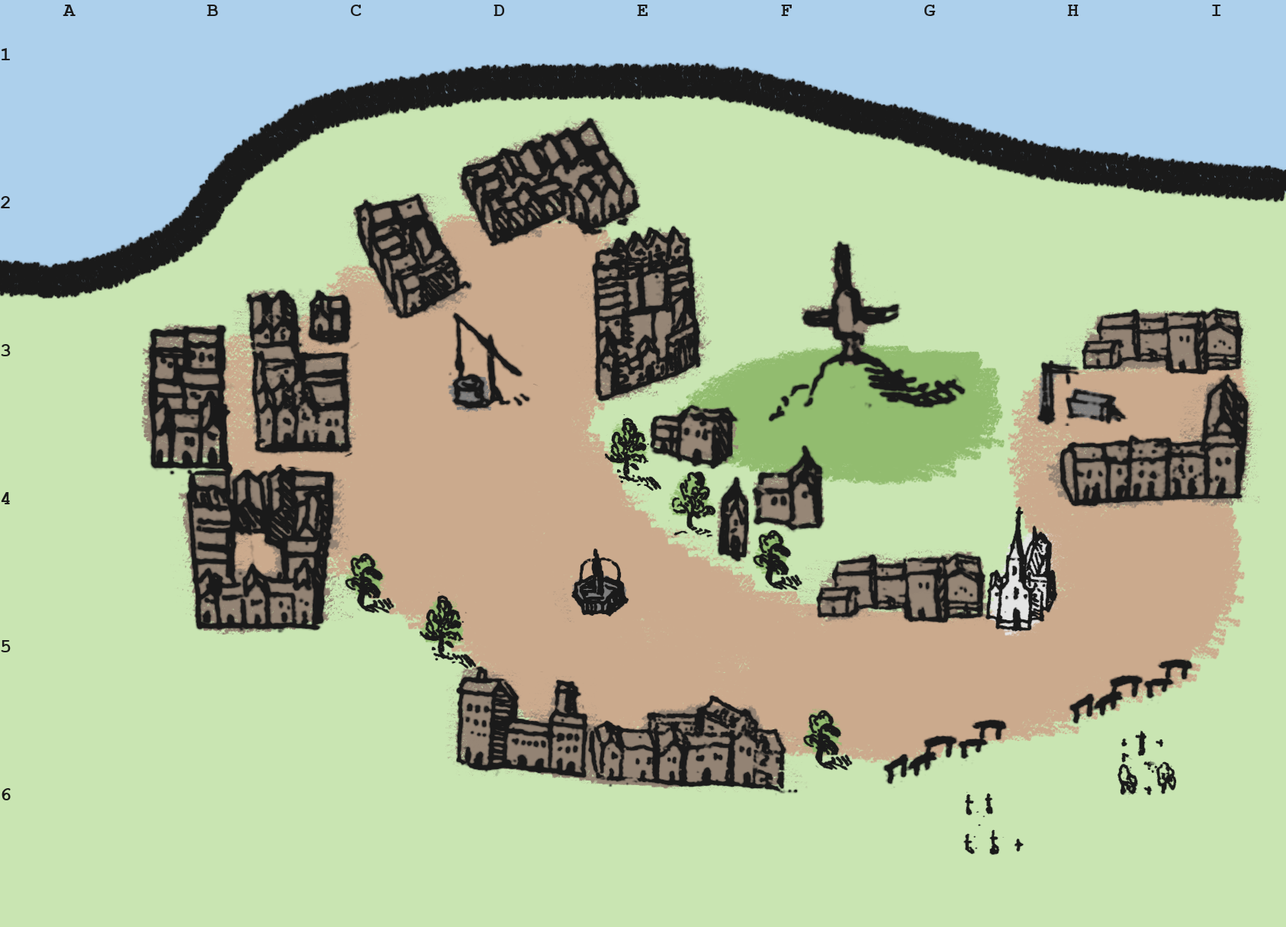
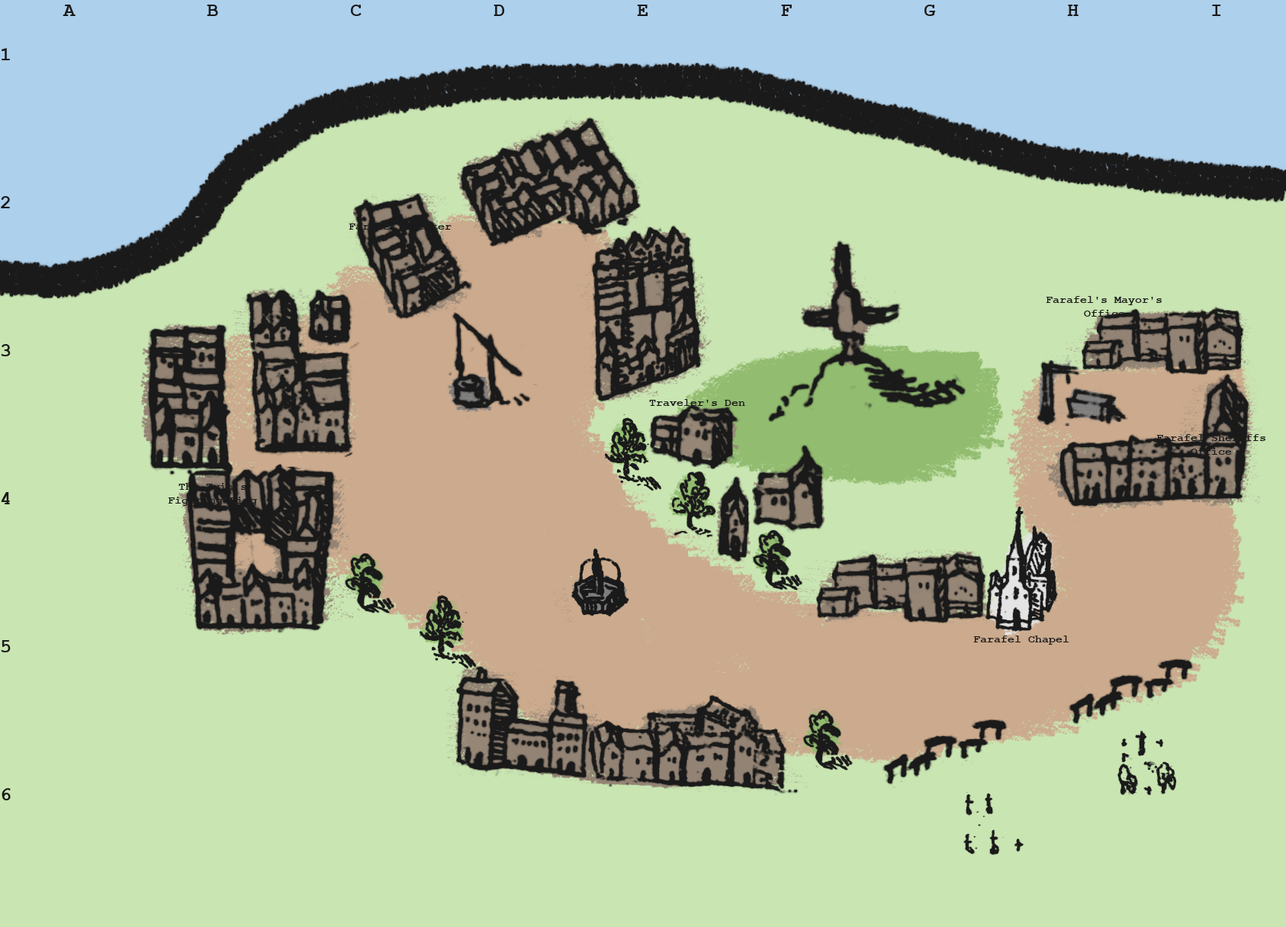
Layer changes from the first 1286px x 927px image to the second:
added group "Location Group" with 6 layers above "Grid Group" over 167, 223, 1266, 645
added layer "The Twin's ..." in group "Location Group" over 167, 482, 258, 506
added layer "Farafel Theater" in group "Location Group" over 348, 223, 452, 230
added layer "Farafel Sheriffs ..." in group "Location Group" over 1156, 433, 1266, 455
added layer "Traveler's Den" in group "Location Group" over 648, 398, 746, 406
added layer "Farafel Chapel" in group "Location Group" over 973, 635, 1070, 645
added layer "Farafel's Mayor's ..." in group "Location Group" over 1045, 295, 1162, 317
